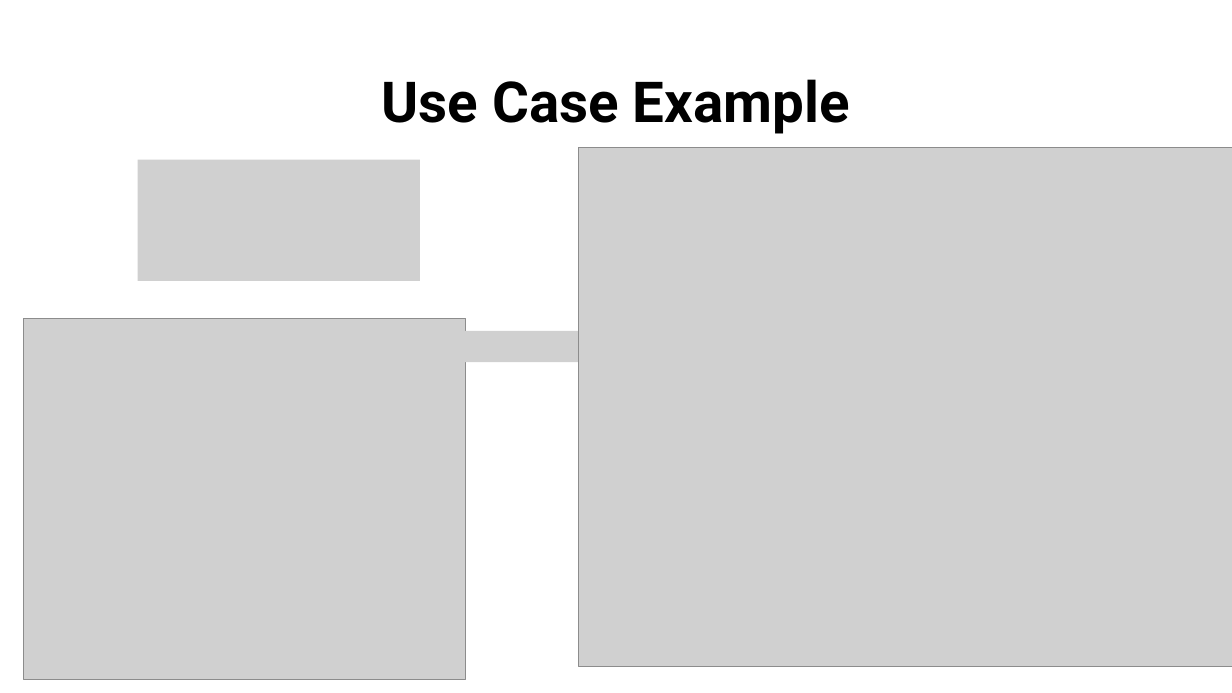
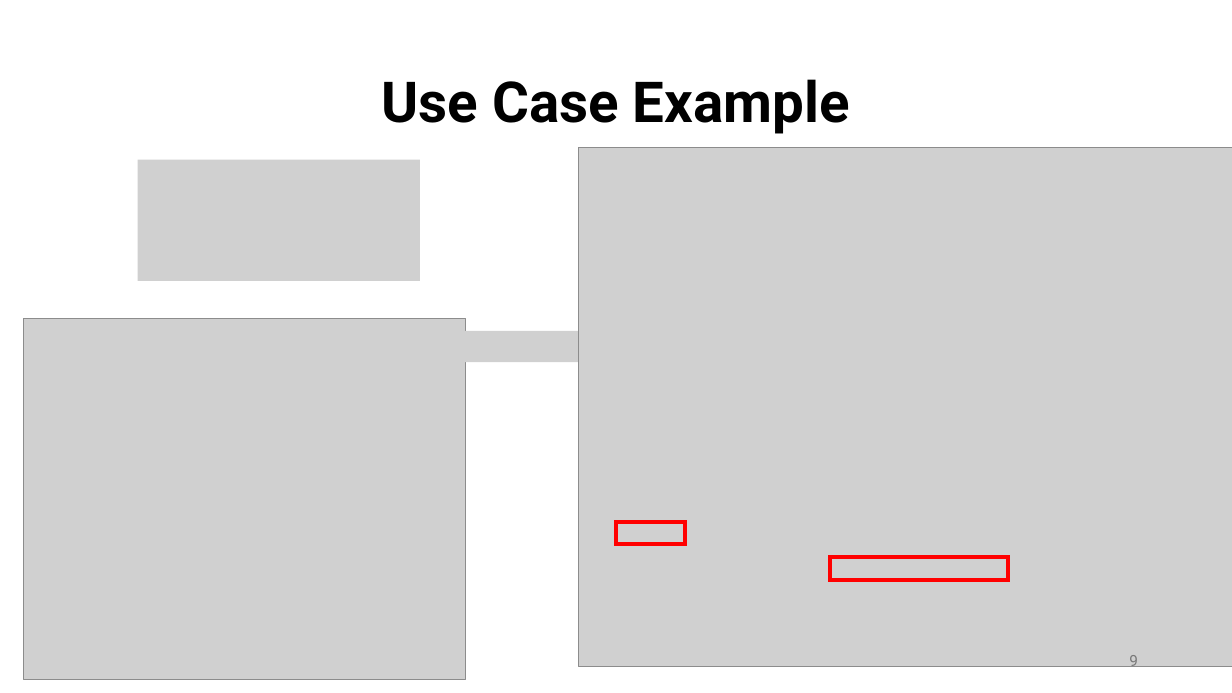
Before and after one commit to jylin34/FastGA, a slide deck: slide 9 of FastGA.pptx. Drawn at 1232x693 pixels with LibreOffice and Linux fonts; fonts in the diff are those of the drawing; grey boxes stand for pictures. Boxes give left, top, right and bottom in pixels: in the first picture for what was removed or moved away, otherwise in the second. Text is boxed around its words. In the diff, an @@ line names an element or a change of style, - is before the commit and + after.

```diff
--- a/FastGA.pptx
+++ b/FastGA.pptx
@@ rectangle added at bbox=[616, 522, 686, 544], outline #FF0000 3 pt @@
@@ rectangle added at bbox=[831, 557, 1009, 580], outline #FF0000 3 pt @@
@@ page number added at bbox=[1129, 655, 1138, 671], 12 pt, text #797979 @@
+9
```
Also in this commit, not shown: 9 other slides changed, 1 slide added, 1 slide removed, 1 other file.
